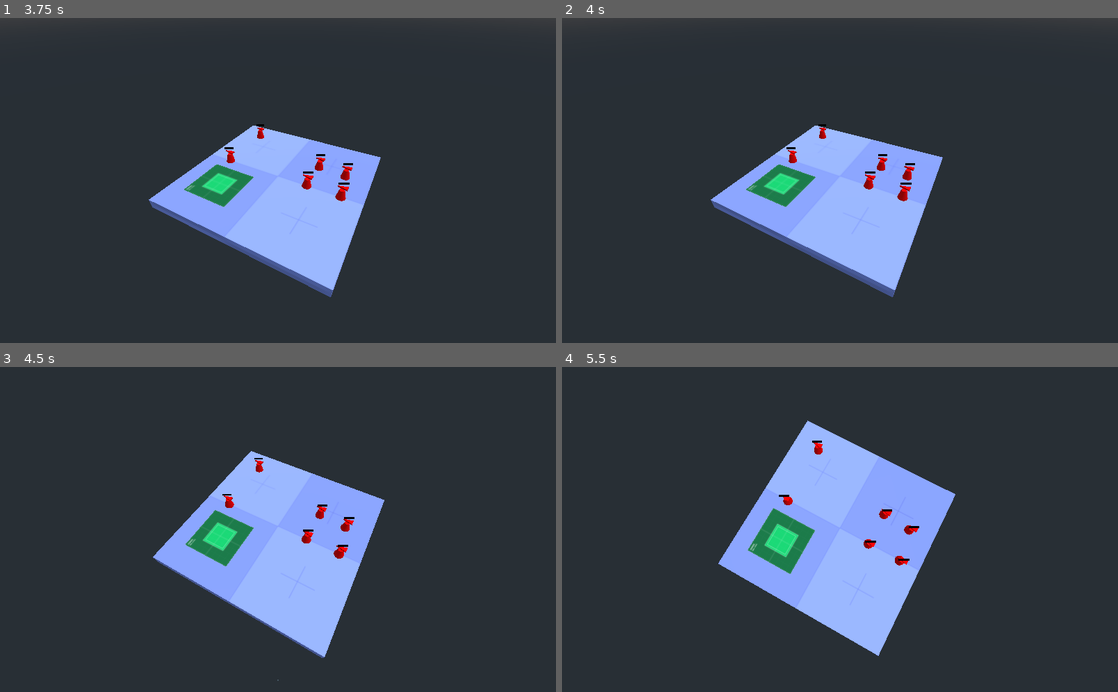
Above: before the commit, frames 1-4 (two rows, left to right).
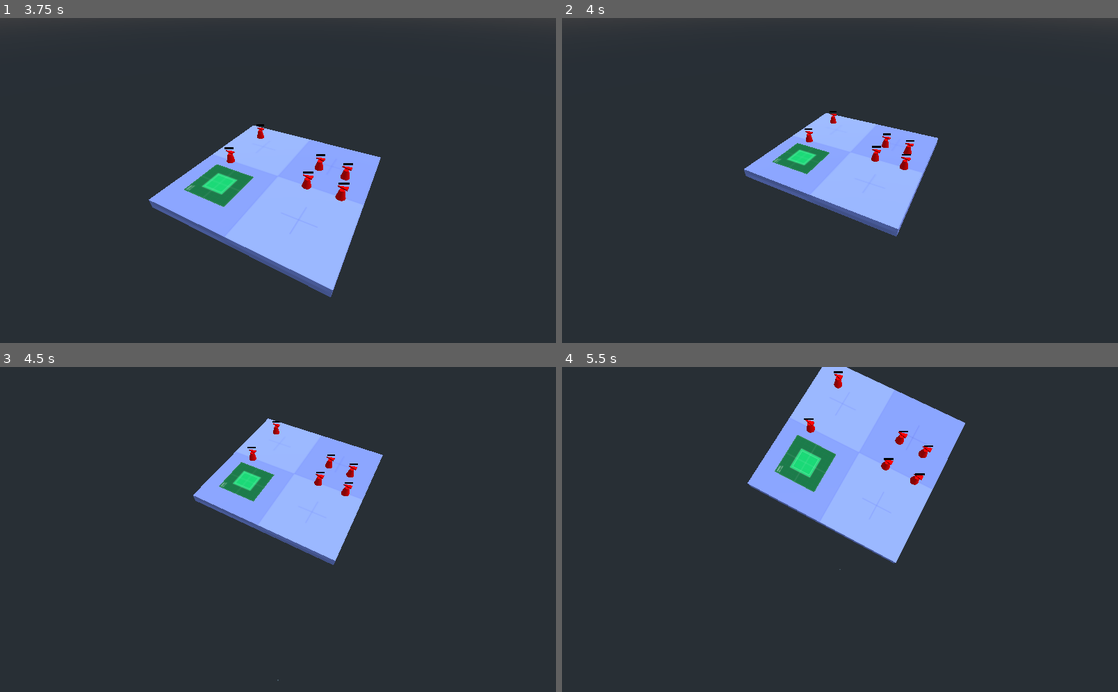
Above: after the commit, the same moments.

Repository: andresTapari/bug_rush
Game: Godot game, scene res://lvls/dev_lvl_combat.tscn
Two runs of this game, one before a commit and one after it. Both use one fixed random seed, a clock stepped at 60 frames per second and the inputs below. The engine's default icon, where the game draws it, is replaced by a stand-in: a white triangle on a blue panel in a dark square.
Inputs (mouse positions are in pixels of both pictures, inside the frame that each line leads up to):
- Up to frame 1 (3.75 s): click "Atacar" at 0.5 s; tap Enter at 1.25, 2.75 s; move the mouse to (400, 164) at 1.27 s; press the mouse at (400, 164) at 1.28 s; tap Space at 2 s; move the mouse to (166, 196) at 2.02 s; release the mouse at (166, 196) at 2.03 s; tap S (cam_down) at 2.1 s; click (166, 196) at 2.3 s; move the mouse to (333, 109) at 2.77 s; hold A (cam_left) 2.78-3.53 s; click (333, 109) at 3.05 s; move the mouse to (250, 245) at 3.52 s; tap D (cam_right) at 3.6 s
- Up to frame 2 (4 s): click (812, 245) at 3.8 s
- Up to frame 3 (4.5 s): move the mouse to (444, 578) at 4.27 s; hold W (cam_up) from 4.28 s (still down)
- Up to frame 4 (5.5 s): click (1006, 578) at 4.55 s; move the mouse to (673, 480) at 5.02 s; release W (cam_up) at 5.03 s; tap Mouse wheel up (cam_zoom_in) at 5.1 s; click (673, 480) at 5.3 s

Frame 1 is identical in both runs. In frame 2, 9.4% of the frame differs, in the area x 26-69%, y 28-86%; in frame 3, 14%; in frame 4, 18%, in the area x 28-73%, y 0-89%.

Commit message:
Actualizar project.godot, ui_army_generator.tscn y 4 más archivos...

Diff:
--- a/prototype_tapa/project.godot
+++ b/prototype_tapa/project.godot
@@ -55,6 +55,11 @@
 "events": [ Object(InputEventKey,"resource_local_to_scene":false,"resource_name":"","device":0,"alt":false,"shift":false,"control":false,"meta":false,"command":false,"pressed":false,"scancode":83,"unicode":0,"echo":false,"script":null)
  ]
 }
+left_click={
+"deadzone": 0.5,
+"events": [ Object(InputEventMouseButton,"resource_local_to_scene":false,"resource_name":"","device":0,"alt":false,"shift":false,"control":false,"meta":false,"command":false,"button_mask":0,"position":Vector2( 0, 0 ),"global_position":Vector2( 0, 0 ),"factor":1.0,"button_index":1,"pressed":false,"doubleclick":false,"script":null)
+ ]
+}
 
 [physics]
 
--- a/prototype_tapa/scenes/ui_army_generator.tscn
+++ b/prototype_tapa/scenes/ui_army_generator.tscn
@@ -4,7 +4,6 @@
 [ext_resource path="res://icon.png" type="Texture" id=2]
 
 [node name="army_generator" type="WindowDialog"]
-visible = true
 margin_top = -2.0
 margin_right = 320.0
 margin_bottom = 325.0
--- a/prototype_tapa/script/Camera_gimbal.gd
+++ b/prototype_tapa/script/Camera_gimbal.gd
@@ -3,6 +3,16 @@
 export (NodePath) var target
 
 export (float, 0.0, 2.0) var rotation_speed = PI/2
+
+# Nodos:
+onready var camera = get_node('InnerGimbal/Camera')
+
+
+# Variables del Raycast
+var rayOrigin
+var rayEnd
+var ray_length: float = 2000
+
 
 # mouse properties
 
@@ -18,8 +28,24 @@
 export (float, 0.05, 2) var zoom_speed = 0.09
 
 var zoom = 10
+var camera_pos: Vector3 = Vector3()
+var move_enable: bool = true
+var lerp_speed: float = 5
 
 func _unhandled_input(event):
+	if event is InputEventMouseButton and event.is_action_pressed('left_click'):
+		# En esta parte se detecta las entidades en el espacio 3D cuando
+		# se le hacen click.
+		var spaces_state = get_world().direct_space_state
+		var mouse_position = get_viewport().get_mouse_position()
+		rayOrigin = camera.project_ray_origin(mouse_position)
+		rayEnd = rayOrigin + camera.project_ray_normal(mouse_position) * ray_length
+		var intersection = spaces_state.intersect_ray(rayOrigin,rayEnd,[],
+														0x7FFFFFFF,true,true)
+		if intersection.size() != 0:
+			camera_pos = intersection.position
+#		print(intersection.position)
+
 #	if Input.get_mouse_mode() != Input.MOUSE_MODE_CAPTURED:
 #		return
 	if event.is_action_pressed('scroll_button'):
@@ -41,6 +67,7 @@
 			$InnerGimbal.rotate_object_local(Vector3.RIGHT, dir * y_rotation * mouse_sensitivity)
 
 func get_input_keyboard(delta):
+
 	# Rotate outer gimbal around y axis
 	var y_rotation = 0
 	if Input.is_action_pressed("cam_right"):
@@ -63,5 +90,8 @@
 		get_input_keyboard(delta)
 	$InnerGimbal.rotation.x = clamp($InnerGimbal.rotation.x, -1.4, -0.01)
 	scale = lerp(scale, Vector3.ONE * zoom, zoom_speed)
-	if target:
-		global_transform.origin = get_node(target).global_transform.origin
+#	if target:
+#		global_transform.origin = get_node(target).global_transform.origin
+	if move_enable:
+		translation = translation.linear_interpolate(camera_pos, \
+													lerp_speed * delta)
--- a/prototype_tapa/script/Spawner_player.gd
+++ b/prototype_tapa/script/Spawner_player.gd
@@ -14,19 +14,19 @@
 
 	#Spawn_Triangulo
 	if unit_triangulito != 0:
-		for i in range(unit_triangulito):
+		for _i in range(unit_triangulito):
 			get_parent().add_child(spawn(UNIT_STATS.triangulo))
 
 	#Spawn_Cubo
 	var unit_cubito = _army["cubitos"]
 	if unit_cubito != 0:
-		for i in range(unit_cubito):
+		for _i in range(unit_cubito):
 			get_parent().add_child(spawn(UNIT_STATS.cubo))
 
 	#Spawn_Esfera
 	var unit_esferita = _army["esferitas"]
 	if unit_esferita != 0:
-		for i in range(unit_esferita):
+		for _i in range(unit_esferita):
 			get_parent().add_child(spawn(UNIT_STATS.esfera))
 	emit_signal('attack_start')
 
--- a/prototype_tapa/script/enemy_tower.gd
+++ b/prototype_tapa/script/enemy_tower.gd
@@ -18,7 +18,7 @@
 func _ready() -> void:
 	pass # Replace with function body.
 
-func _process(delta: float) -> void:
+func _process(_delta: float) -> void:
 	if !targets_to_attack.empty():
 		if !is_instance_valid(targets_to_attack[0]):
 			targets_to_attack.remove(0)
--- a/prototype_tapa/script/ui_army_creator.gd
+++ b/prototype_tapa/script/ui_army_creator.gd
@@ -8,7 +8,7 @@
 signal spawn_units(army)
 
 func _ready() -> void:
-	popup()
+	pass
 
 func _on_Button_less_pressed() -> void:
 	if recursos < 10 and triangulito > 0:
